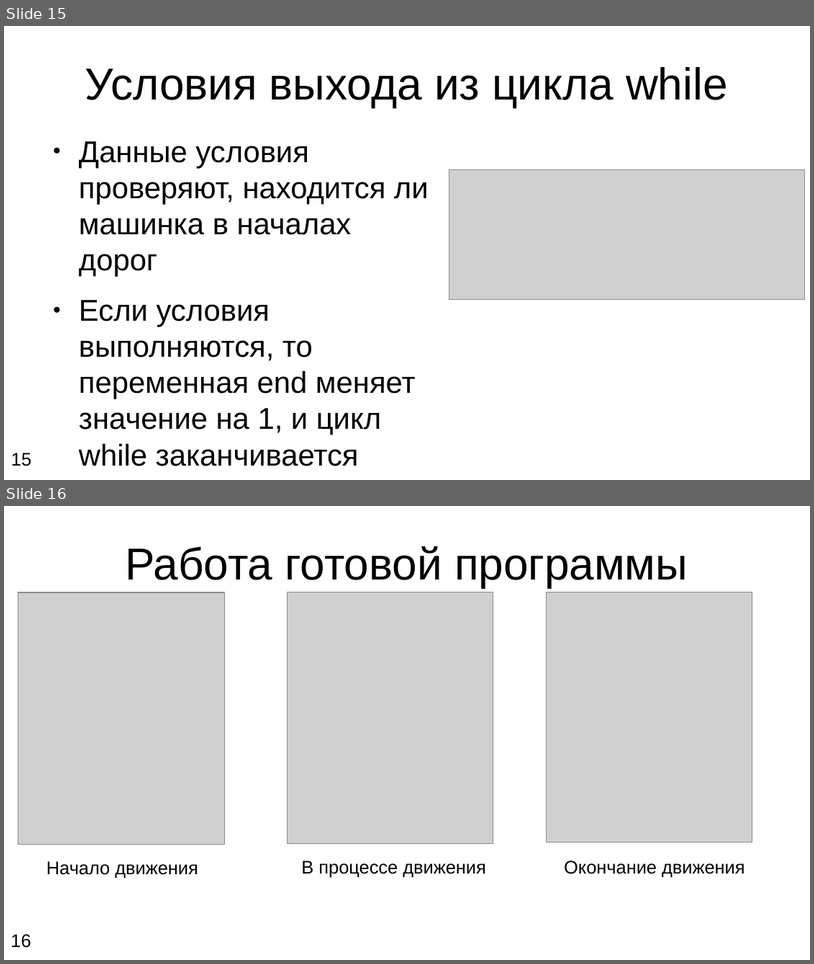
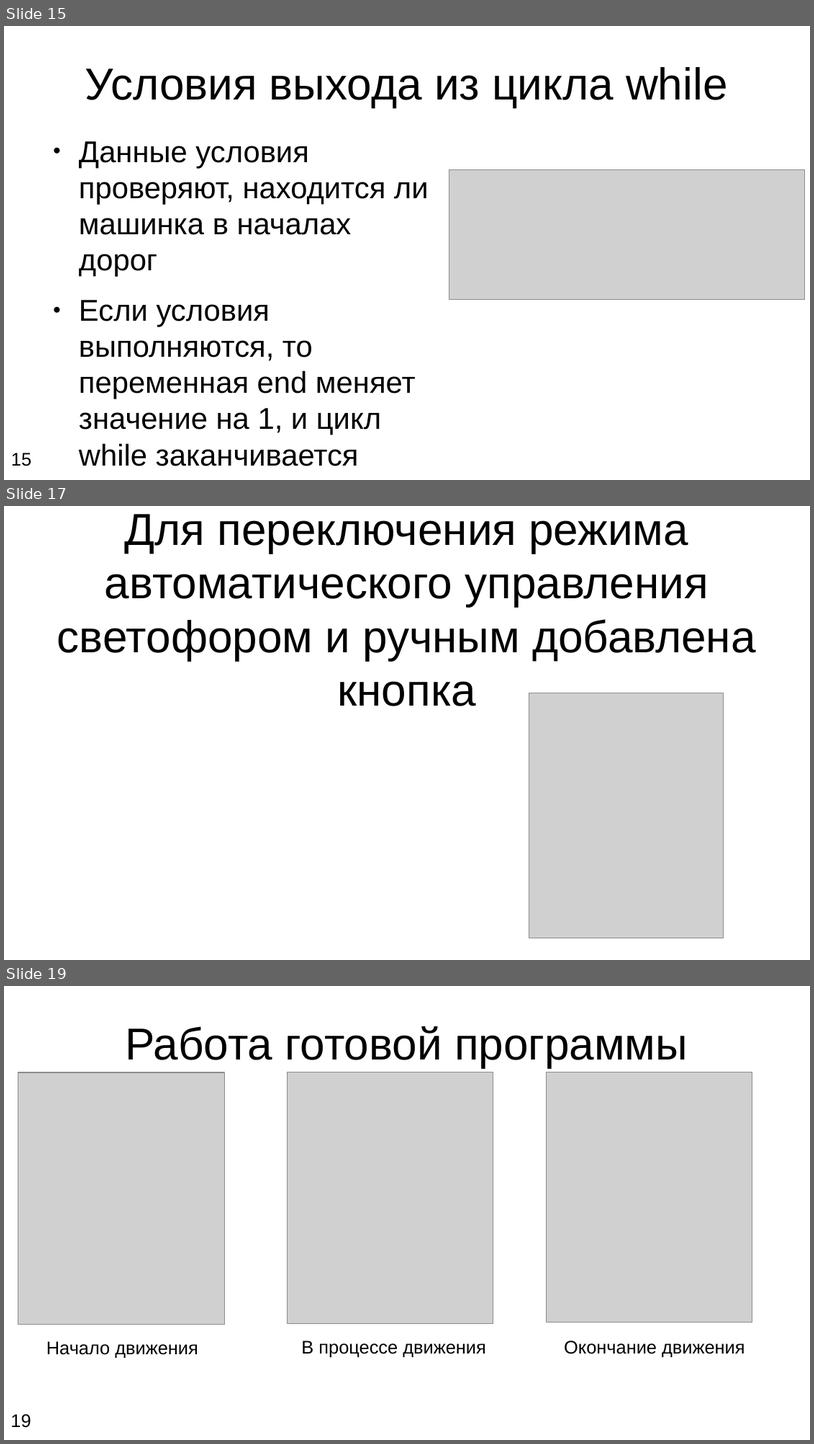
Before and after one commit to z3rod4y1/Weber_M, a slide deck: Presentation.odp. Shown one above the other, each under a label of ours: slides 15 and 16 before the commit, slides 15, 17 and 19 after it; the slides between them are not shown. The pictures are 814x964 and 814x1444 pixels, drawn with LibreOffice and Linux fonts; fonts in the diff are those of the drawing; grey boxes stand for pictures. Boxes give left, top, right and bottom in pixels: in the first picture for what was removed or moved away, otherwise in the second. Text is boxed around its words. In the diff, an @@ line names an element or a change of style, - is before the commit and + after.

```diff
--- a/Presentation.odp
+++ b/Presentation.odp
@@ slide 17 added at bbox=[4, 506, 810, 960], background #FFFFFF @@
@@ title added at bbox=[57, 514, 756, 706], 44 pt, text #000000 @@
+Для переключения режима автоматического управления светофором и ручным добавлена кнопка
@@ picture added at bbox=[530, 693, 724, 939] @@
@@ what was slide 16 is now slide 19 @@
@@ page number at bbox=[10, 1414, 31, 1427]: text changed @@
-16
+19
```
Also in this commit, not shown: 2 other slides added, 1 other file.
